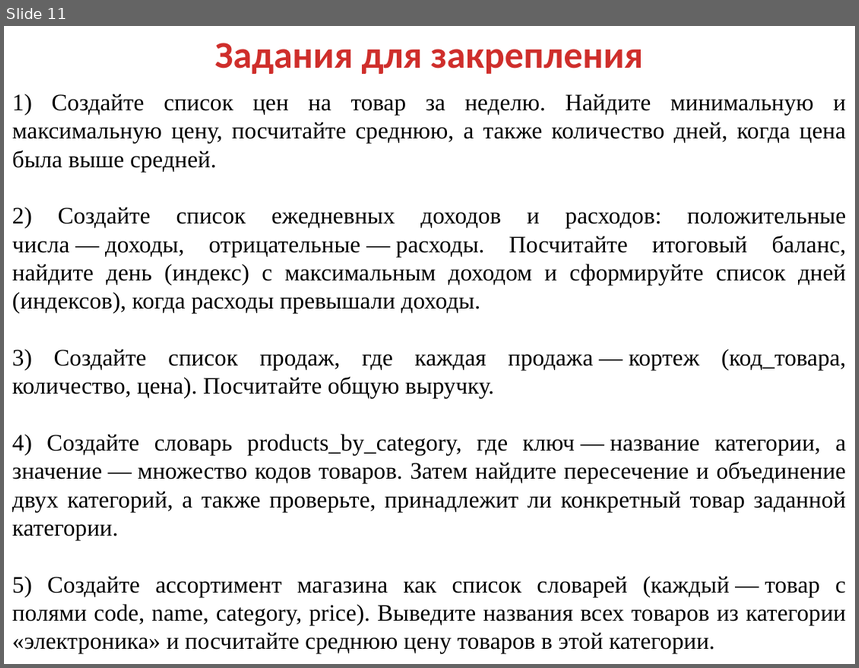
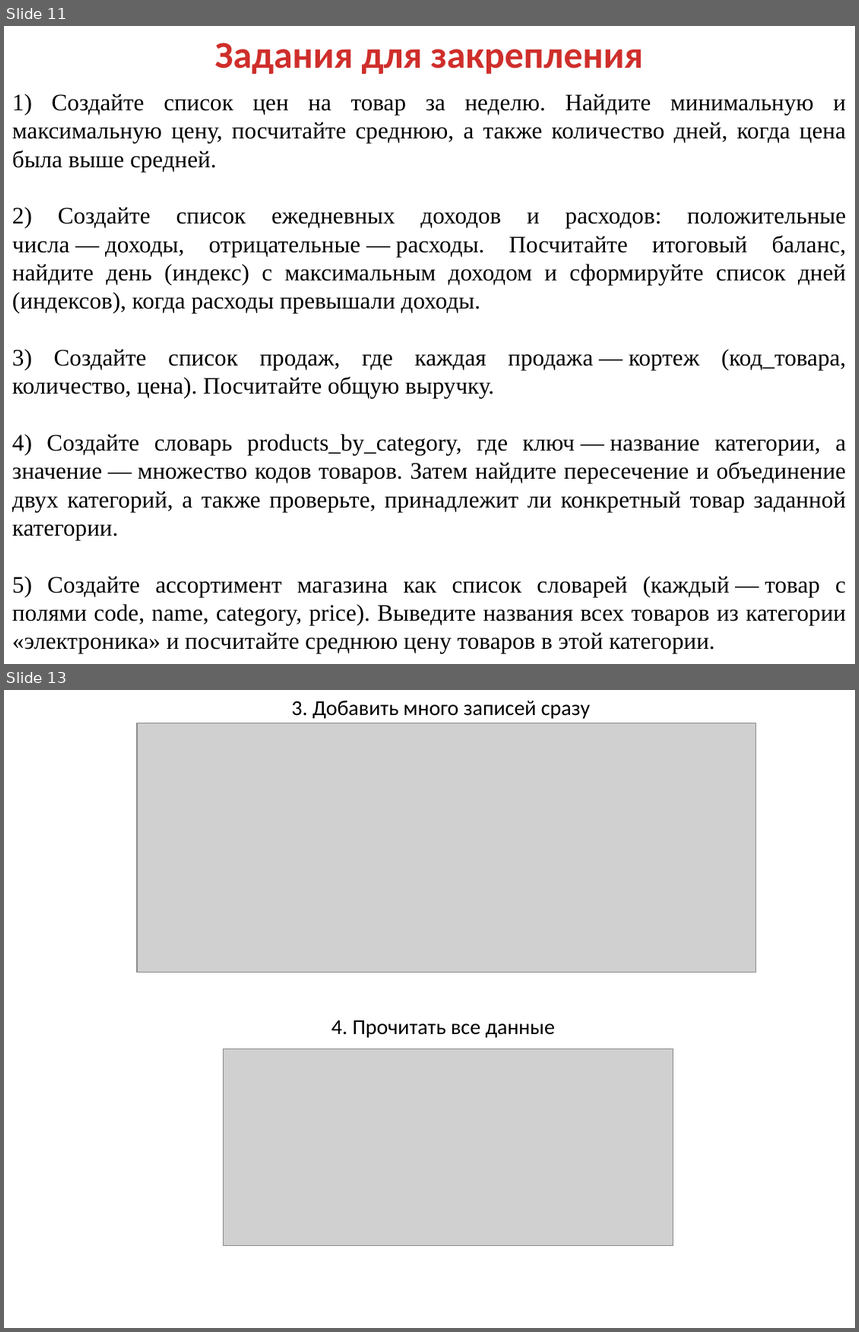
Before and after one commit to mbdatateach/site, a slide deck: алгор/лекции/Алг Лекция 5.pptx. Shown one above the other, each under a label of ours: slide 11 before the commit, slides 11 and 13 after it; the slides between them are not shown. The pictures are 859x668 and 859x1332 pixels, drawn with LibreOffice and Linux fonts; fonts in the diff are those of the drawing; grey boxes stand for pictures. Boxes give left, top, right and bottom in pixels: in the first picture for what was removed or moved away, otherwise in the second. Text is boxed around its words. In the diff, an @@ line names an element or a change of style, - is before the commit and + after.

```diff
--- a/алгор/лекции/Алг Лекция 5.pptx
+++ b/алгор/лекции/Алг Лекция 5.pptx
@@ slide 13 added at (4,690,855,1328), background #FFFFFF @@
@@ text added at (291,701,590,719), 18 pt, text #000000 @@
+3. Добавить много записей сразу
@@ picture added at (137,723,756,973) @@
@@ text added at (332,1021,556,1038), 18 pt, text #000000 @@
+4. Прочитать все данные
@@ picture added at (224,1049,673,1246) @@
```
Also in this commit, not shown: 2 other slides added, 11 other files.
